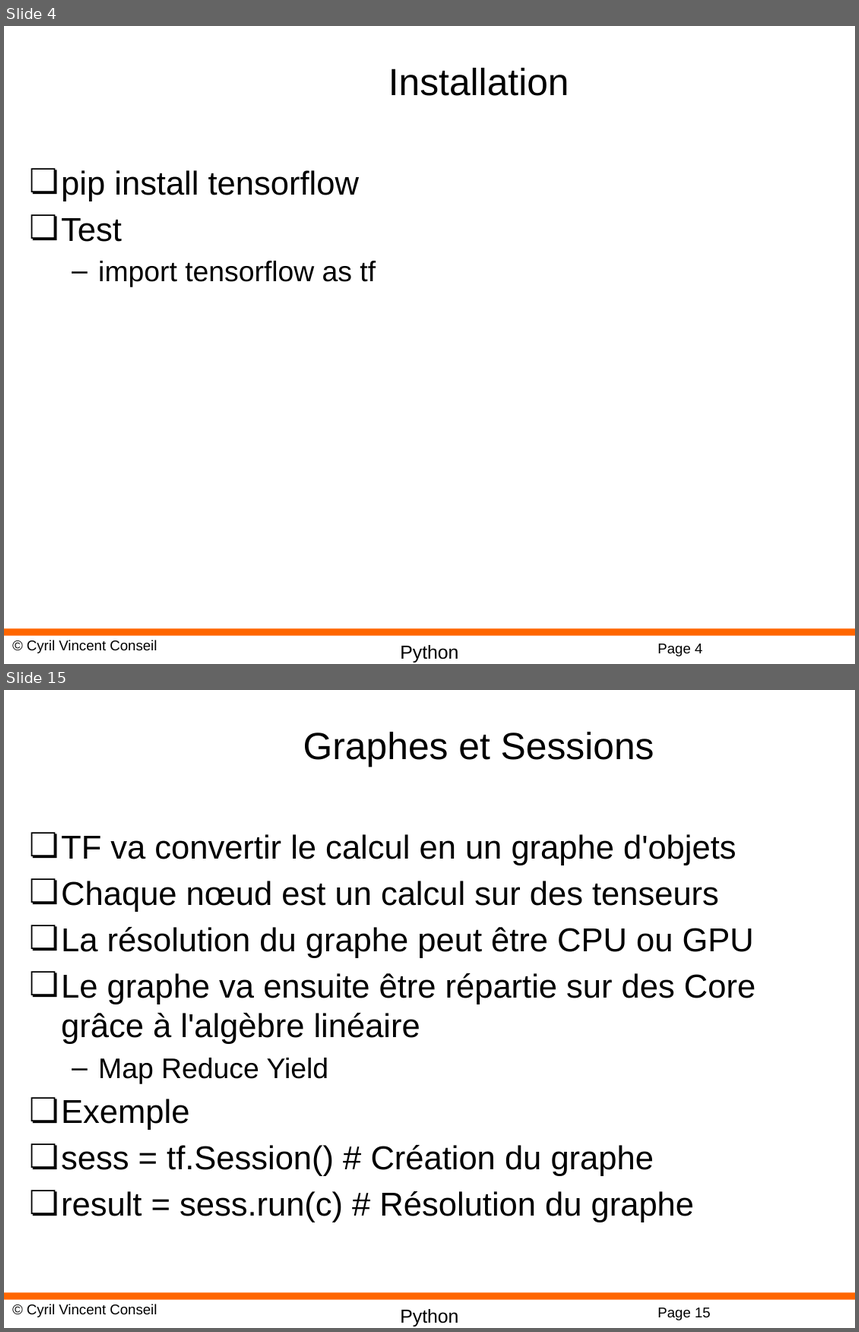
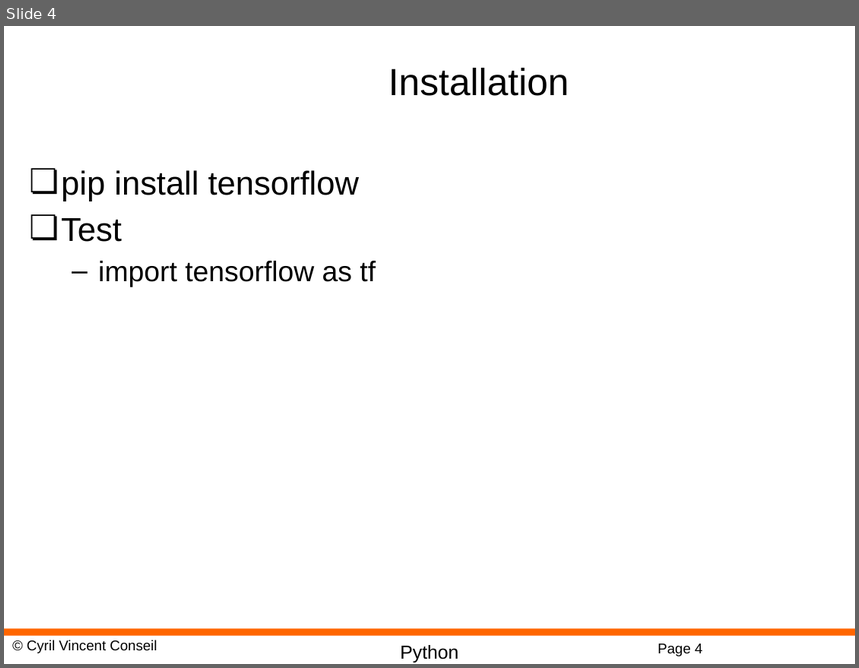
Before and after one commit to cyrilvincent/ML, a slide deck: PPT/DeepLearning07-TensorFlow.pptx. Shown one above the other, each under a label of ours: slides 4 and 15 before the commit, slide 4 after it; the slides between them are not shown. The pictures are 859x1332 and 859x668 pixels, drawn with LibreOffice and Linux fonts; fonts in the diff are those of the drawing; background and template pictures are left out. Boxes give left, top, right and bottom in pixels: in the first picture for what was removed or moved away, otherwise in the second. Text is boxed around its words. In the diff, an @@ line names an element or a change of style, - is before the commit and + after.

```diff
--- a/PPT/DeepLearning07-TensorFlow.pptx
+++ b/PPT/DeepLearning07-TensorFlow.pptx
@@ slide 15 removed at (4,690,855,1328), background #FFFFFF; not listed: 4 template elements that a slide beside it also shows @@
@@ title removed at (303,732,655,767) @@
-Graphes et Sessions
@@ text removed at (61,834,756,1223) @@
-❏ TF va convertir le calcul en un graphe d'objets
-❏ Chaque nœud est un calcul sur des tenseurs
-❏ La résolution du graphe peut être CPU ou GPU
-❏ Le graphe va ensuite être répartie sur des Core grâce à l'algèbre linéaire
-  – Map Reduce Yield
-❏ Exemple
-❏ sess = tf.Session() # Création du graphe
-❏ result = sess.run(c) # Résolution du graphe
```
Also in this commit, not shown: 13 other slides removed, 3 other files.
